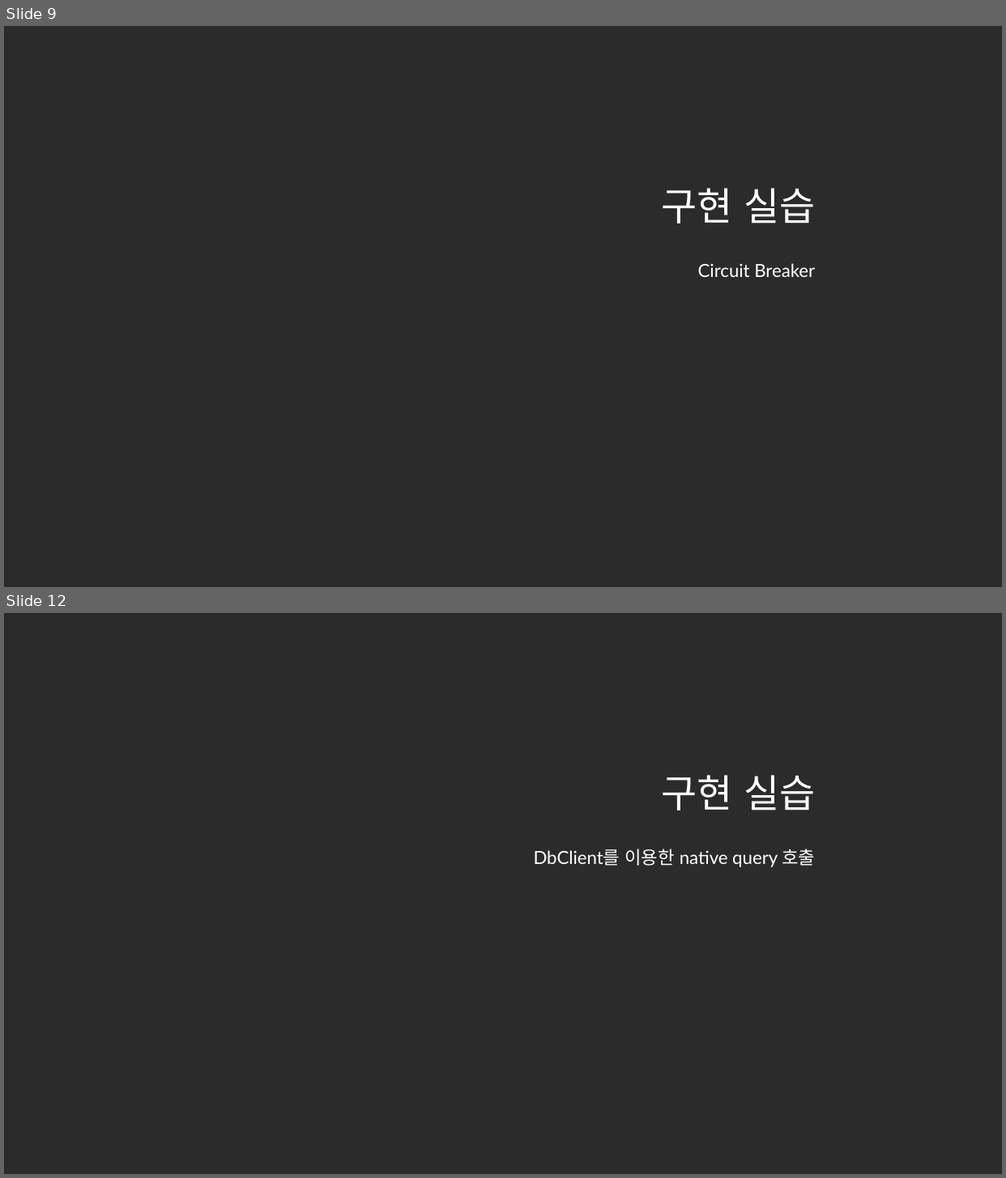
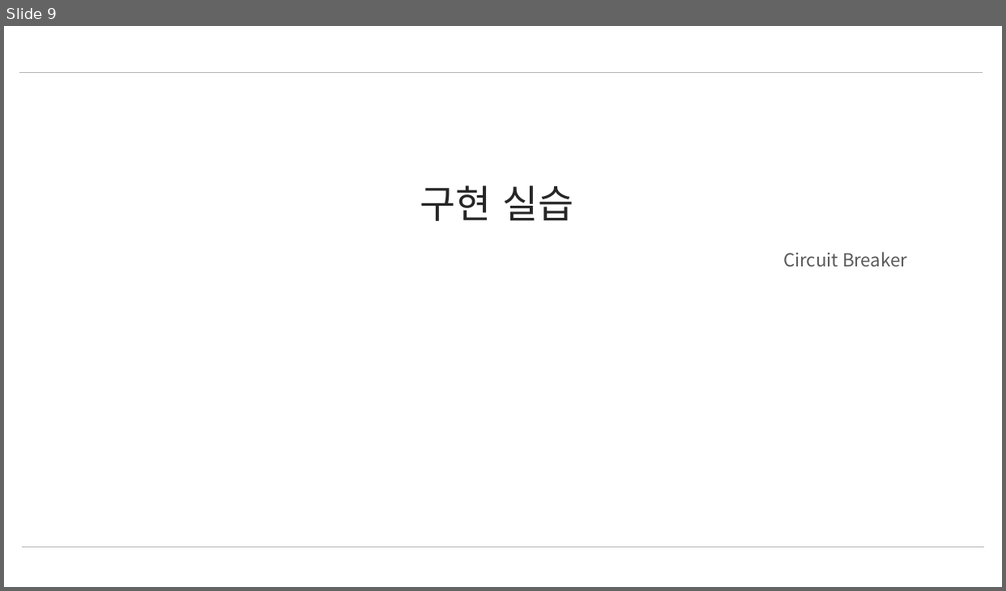
Before and after one commit to nayasis/fastcampus-webflux-coroutine, a slide deck: 99.ppt/Ch5. 실무형 심화개발.pptx. Shown one above the other, each under a label of ours: slides 9 and 12 before the commit, slide 9 after it; the slides between them are not shown. The pictures are 1006x1178 and 1006x591 pixels, drawn with LibreOffice and Linux fonts; fonts in the diff are those of the drawing; background and template pictures are left out; a plain dark background stands for a picture behind light text. Boxes give left, top, right and bottom in pixels: in the first picture for what was removed or moved away, otherwise in the second. Text is boxed around its words. In the diff, an @@ line names an element or a change of style, - is before the commit and + after.

```diff
--- a/99.ppt/Ch5. 실무형 심화개발.pptx
+++ b/99.ppt/Ch5. 실무형 심화개발.pptx
@@ slide 12 removed at (4, 613, 1002, 1174), background picture (left out) @@
@@ title removed at (662, 775, 815, 811) @@
-구현 실습
@@ subtitle removed at (534, 849, 815, 867) @@
-DbClient를 이용한 native query 호출
@@ slide 9 changed as well @@
@@ background picture (left out) to #FFFFFF @@
@@ line added from (20, 72) to (982, 72), #B3B3B3 0.5 pt @@
@@ title "구현 실습" at (420, 186, 573, 221): font Lato to Noto Sans CJK KR, text colour #FFFFFF to #262626; alignment right to centre @@
@@ subtitle "Circuit Breaker" at (783, 252, 907, 267): font Lato to Noto Sans CJK KR, text colour #FFFFFF to #595959 @@
@@ line added from (22, 547) to (984, 547), #B3B3B3 0.5 pt @@
```
Also in this commit, not shown: 19 other slides changed, 3 other slides removed, 2 other files.
